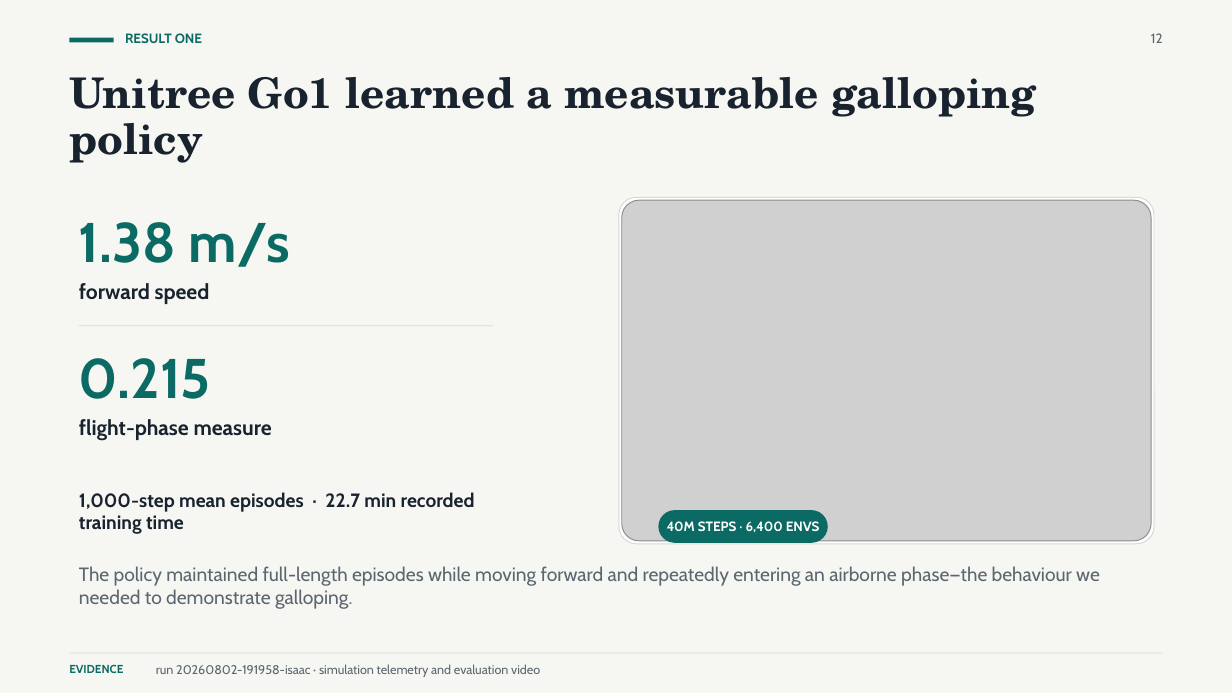
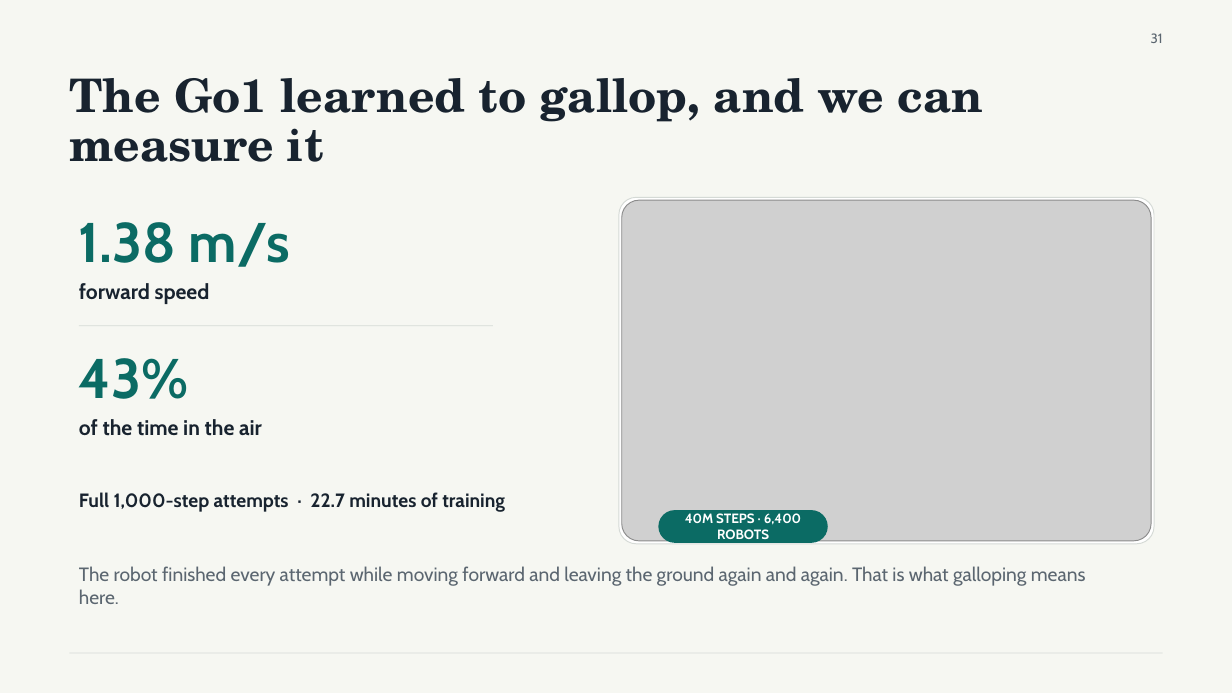
Before and after one commit to shivam675/rl-training-ground, a slide deck: slide 31 of EasyRTG_Final_Submission_Shivam_Chavan.pptx (slide 12 before the commit). Drawn at 1232x693 pixels with LibreOffice and Linux fonts; fonts in the diff are those of the drawing; grey boxes stand for pictures. Boxes give left, top, right and bottom in pixels: in the first picture for what was removed or moved away, otherwise in the second. Text is boxed around its words. In the diff, an @@ line names an element or a change of style, - is before the commit and + after.

```diff
--- a/EasyRTG_Final_Submission_Shivam_Chavan.pptx
+++ b/EasyRTG_Final_Submission_Shivam_Chavan.pptx
@@ rectangle removed at (69,38,114,43) @@
@@ text removed at (125,33,202,43) @@
-RESULT ONE
@@ text at (1151,33,1163,43): text changed @@
-12
+31
@@ text at (69,78,984,162): text changed; size 32.9 to 36 pt @@
-Unitree Go1 learned a measurable galloping policy
+The Go1 learned to gallop, and we can measure it
@@ text at (79,358,189,399): text changed @@
-0.215
+43%
@@ text at (79,419,262,436): text changed @@
-flight-phase measure
+of the time in the air
@@ text at (79,492,505,511): text changed @@
-1,000-step mean episodes · 22.7 min recorded training time
+Full 1,000-step attempts · 22.7 minutes of training
@@ text at (685,513,801,539): text changed @@
-40M STEPS · 6,400 ENVS
+40M STEPS · 6,400 ROBOTS
@@ text at (79,566,1086,604): text changed @@
-The policy maintained full-length episodes while moving forward and repeatedly entering an airborne phase—the behaviour we needed to demonstrate galloping.
+The robot finished every attempt while moving forward and leaving the ground again and again. That is what galloping means here.
@@ text removed at (69,664,123,673) @@
-EVIDENCE
@@ text removed at (156,664,540,677) @@
-run 20260802-191958-isaac · simulation telemetry and evaluation video
```
Also in this commit, not shown: 9 other slides changed, 23 slides added, 3 slides removed, 43 other files.
